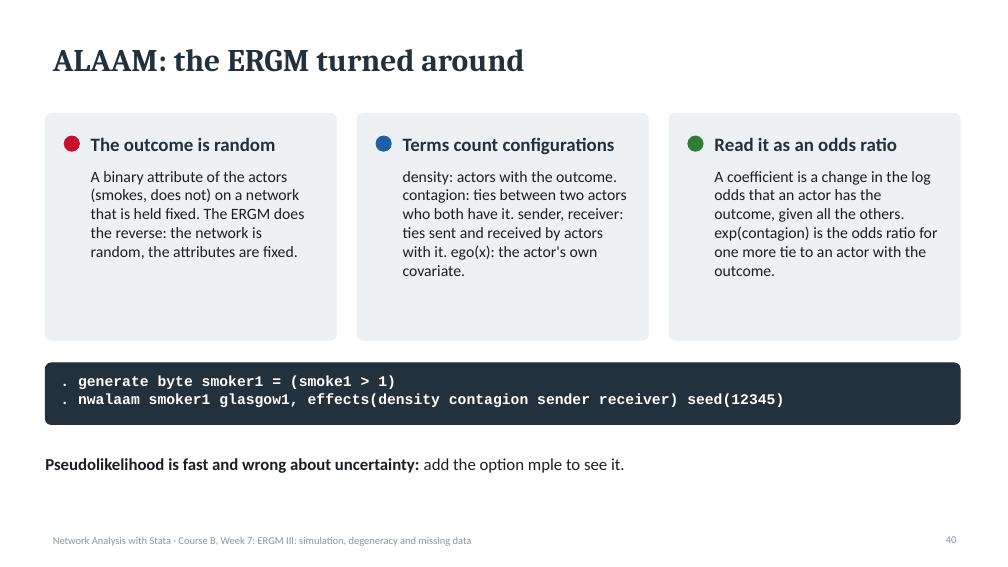
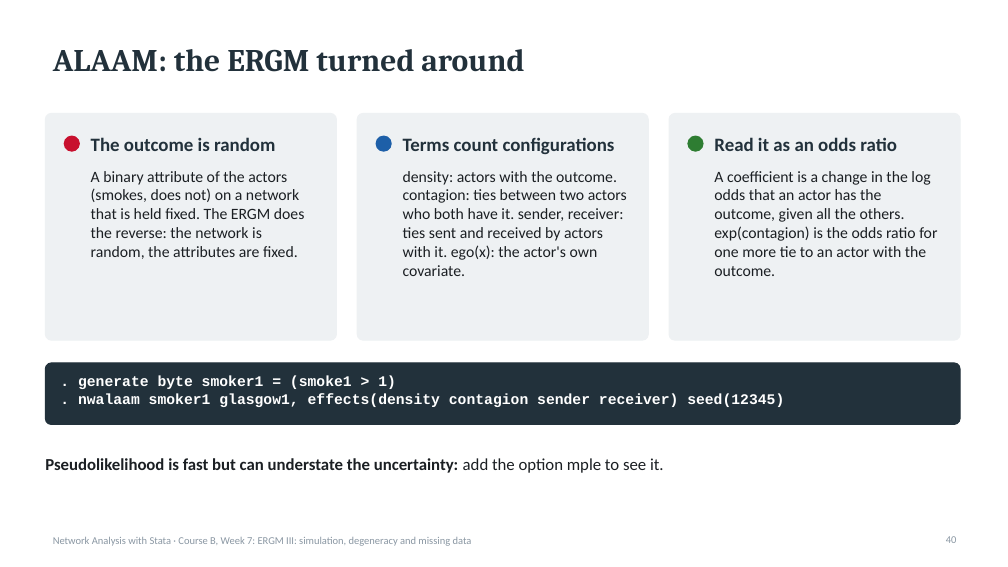
Before and after one commit to thomas-u-grund/nwcommands, a slide deck: slide 40 of website/book/teaching/slides/courseB_week07_ergm3_simulation_degeneracy.pptx. Drawn at 1008x567 pixels with LibreOffice and Linux fonts; fonts in the diff are those of the drawing. Boxes give left, top, right and bottom in pixels: in the first picture for what was removed or moved away, otherwise in the second. Text is boxed around its words. In the diff, an @@ line names an element or a change of style, - is before the commit and + after.

```diff
--- a/website/book/teaching/slides/courseB_week07_ergm3_simulation_degeneracy.pptx
+++ b/website/book/teaching/slides/courseB_week07_ergm3_simulation_degeneracy.pptx
@@ text at (45,458,664,473): text changed @@
-Pseudolikelihood is fast and wrong about uncertainty: add the option mple to see it.
+Pseudolikelihood is fast but can understate the uncertainty: add the option mple to see it.
```
Also in this commit, not shown: 1 other slide changed, 1 other file.
